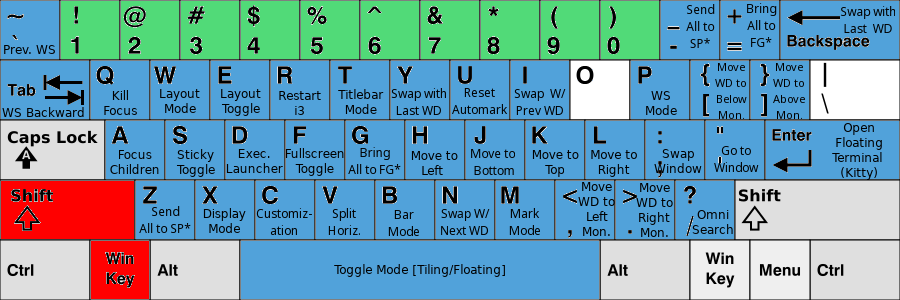
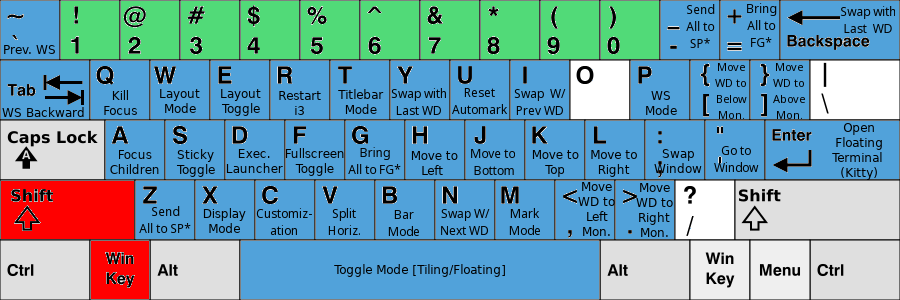
Before/after of a w=900, h=300 layered artwork. What changed in the layer stack:
removed layer "Omni ..." over [692,210,733,234]
painted on "KB_United_States-NoAltGr.svg" over [676,181,734,239]